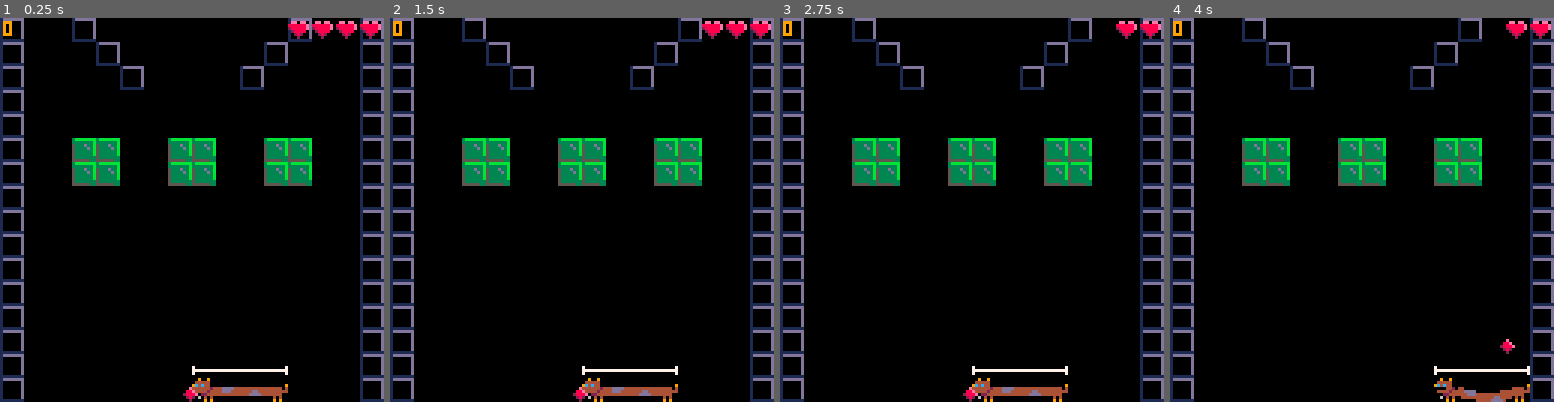
Above: before the commit, frames 1-4 (left to right).
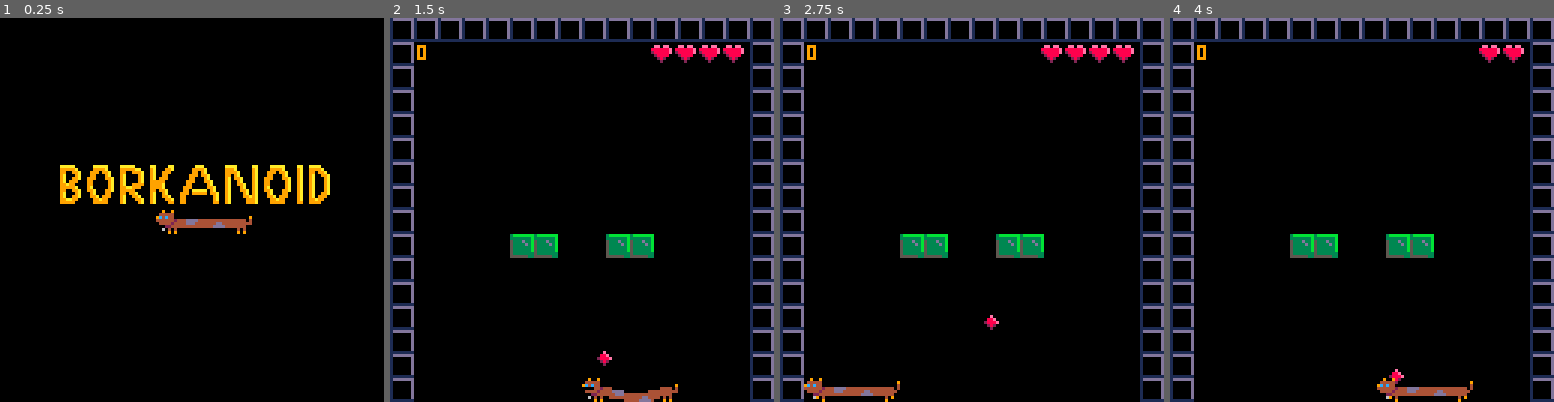
Above: after the commit, the same moments.

Repository: dan-powell/borkanoid
Game: PICO-8 cartridge ping.p8
The game is run twice, just before and just after one commit, with the same random seed, the same clock (stepped at 60 frames per second) and the same inputs.
Inputs:
- Up to frame 1 (0.25 s): no input
- Up to frame 2 (1.5 s): tap O (Z key) at 0.33, 0.7, 1.43 s; tap X (X key) at 1.07 s
- Up to frame 3 (2.75 s): hold Left 1.97-2.37 s; tap X (X key) at 2.07, 2.4, 2.73 s; tap O (Z key) at 2.22 s
- Up to frame 4 (4 s): hold Right 2.87-3.53 s; tap X (X key) at 3.07, 3.4, 3.73 s; tap O (Z key) at 3.1, 3.98 s

The runs differ from the first frame. In frame 1, 16% of the frame differs, in the area x 0-100%, y 0-100%; in frame 2, 11%; in frame 3, 12%; in frame 4, 11%.

Commit message:
Close to beta

Diff:
--- a/ping.p8
+++ b/ping.p8
@@ -2,24 +2,25 @@
 version 16
 __lua__
 
--- Borkanoid - an arkanoid/pinball hybrid thing by dannysomething (dan-powell.uk)
-
--- TODO
-
--- Success (clear? points?)
--- Levels
--- Level reset
--- Lives (and losing them)
--- Scoring
--- Falling pickups for bonus points
--- Start Screen
--- Lose Screen
--- Refine gfx
--- Refine physics (increase negative velocity limit)
--- Music!
+-- borkanoid - an arkanoid/pinball hybrid thing by dannysomething (dan-powell.uk)
+
+-- todo
+
+-- success next (level message)
+-- levels
+-- level reset
+-- lives (and losing them)
+-- scoring
+-- falling pickups for bonus points
+-- start screen
+-- lose screen
+-- refine gfx
+-- refine physics (increase negative velocity limit)
+-- music!
 
 -- basic de-buggery
 debug = {}
+frame = 0
 
 -- core physics values
 physics = {}
@@ -38,11 +39,6 @@
 bricks = {}
 balls = {}
 paddles = {}
-
-pl = {
-    lives = 4,
-    score = 0
-}
 
 -- camera attributes
 cam = {
@@ -57,27 +53,37 @@
 -- level attributes
 levels = {
     {
-        id = 1,
+        next = 2,
         tw = 16, -- width in tiles
-        th = 24, -- height in tiles
+        th = 16, -- height in tiles
         w = 128, -- width in pixels
-        h = 192, -- height in pixels
+        h = 128, -- height in pixels
         mx = 0, -- map tile x coordinate
         my = 0, -- map tile y coordinate
-        b = 12, -- number of bricks (so we know when cleared)
+        b = 4, -- number of bricks (so we know when cleared)
     },
     {
-        id = 2,
+        next = 0,
+        tw = 16,
+        th = 16,
+        w = 128,
+        h = 128,
+        mx = 16,
+        my = 0,
+        b = 4,
+    },
+    {
+        next = 4,
         tw = 16,
         th = 24,
         w = 128,
         h = 192,
-        mx = 16,
+        mx = 32,
         my = 0,
-        b = 1,
+        b = 16,
     },
     {
-        id = 3,
+        next = 5,
         tw = 16,
         th = 16,
         w = 128,
@@ -93,8 +99,11 @@
 -- ====================================
 
 function init_title()
-    mode = 0
-    init_game()
+    -- set the state of the game
+    state = 0
+    -- 0 start screen
+    -- 1 game
+    -- 2 score screen
 end
 
 local title_x = 0
@@ -104,21 +113,95 @@
     end
 end
 
-local frame = 0
 function draw_title()
     cls()
     spr(64, 16, 48, 12, 3) -- title
-    spr(2, 52, 64, 3, 1) -- paddle
-    frame += 1
+    spr(16, 52, 64, 4, 1) -- paddle
     if frame%8 == 0 or frame%8 == 1 or frame%8 == 2 then
     else
-        print("press start", 42, 76)
+        print("press 🅾️ to start", 34, 76)
     end
 end
 
 -- ====================================
 -- game
 -- ====================================
+
+function init_game()
+    start()
+    state = 1
+    status = 0
+    reset()
+end
+
+-- --------------------------
+-- game logic
+-- --------------------------
+
+function update_game()
+
+    if status == 0 then
+        -- start of level
+        if btn(5) then
+            launch_ball()
+            status = 1
+        end
+    end
+
+    if status == 2 then
+        -- level complete
+        if btn(4) then
+            next()
+        end
+    end
+
+    if status == 3 then
+        -- level lost
+        if btn(4) then
+            finish()
+        end
+    end
+
+    if status < 2 then
+        -- level in progress
+        move_actors()
+        update_camera()
+        check_win()
+        if status == 1 then
+            check_lost()
+        end
+    end
+
+
+end
+
+-- start the game
+function start()
+    player = {}
+    player.lives = 4
+    player.score = 0
+end
+
+-- reset balls & paddles
+function reset()
+    status = 0
+    balls = {}
+    paddles = {}
+    paddle = add_paddle(level.h - 8)
+end
+
+function next()
+    if level.next == 0 then
+        init_scores()
+    else
+        level = levels[level.next]
+    end
+    reset()
+end
+
+function finish()
+    init_scores()
+end
 
 -- create a new ball instance
 function new_ball()
@@ -174,109 +257,31 @@
     return p
 end
 
-
-function init_game()
-    start()
-    mode = 1
-    status = 0
-    reset()
-end
-
-function update_game()
-    if status == 0 then
-        if btn(4) then
-            launch_ball()
-            -- for i = 0, 10 do
-            --     add_ball(8, 8)
-            -- end
-            status = 1
-        end
-    end
-    move_actors()
-    update_camera()
-    check_win()
-    if status == 1 then
-        check_lost()
-    end
-end
-
-function start()
-    player = pl
-end
-
-function reset()
-    status = 0
-    balls = {}
-    paddles = {}
-    paddle = add_paddle(level.h - 8)
-end
-
 function launch_ball()
     local b = new_ball()
     b.x = paddle.x
     b.y = paddle.y - 3
-    b.vx = 1
+    b.vx = 0.25
     b.vy = -1
     add(balls, b)
 end
 
-function draw_game()
-    cls(0)
-    map(level.mx,level.my,0,0,level.tw,level.th)
-    draw_actors()
-    -- print(stat(0), 0, cam.y) -- Debug Memory
-    -- print(stat(1), 0, cam.y + 8) -- Debug CPU
-    camera(0, cam.y)
-    draw_ui()
-end
-
-function draw_actors()
-    foreach(balls, draw_ball)
-    foreach(paddles, draw_paddle)
-end
-
-function draw_ball(b)
-    spr(b.s, b.x, b.y)
-end
-
-function draw_ui()
-    -- draw lives
-    for i = 0, player.lives do
-        spr(6, cam.x + cam.w - (i*8), cam.y + 1)
-    end
-    -- draw score
-    print(player.score, cam.x + 1, cam.y + 1, 9)
-end
-
-function draw_paddle(p)
-    spr(1, p.x, cam.y + cam.h - 12, p.sw, p.sh) -- draw a marker for each bat
-
-    if status == 0 then
-        spr(5, paddle.x - 3, paddle.y + 3)
-    end
-
-    -- Loop walking animation
-    if p.vx > 1 or p.vx < -1 then
-        -- 1, 5, 9
-        p.s += p.sw
-        if p.s > 27 then
-            p.s = 16
-        end
-    end
-    spr(p.s, p.x, p.y, p.sw, p.sh)
-end
-
+-- check if level win critera achieved
 function check_win()
     if level.b <= 0 then
-        level = levels[level.id + 1]
-    end
-end
-
+        status = 2
+    end
+end
+
+-- check if lost life criteria achieved
 function check_lost()
     if count(balls) <= 0 then
-        -- TODO Lose a life
+        -- todo lose a life
         player.lives -= 1
         reset()
+        if player.lives <= 0 then
+            status = 3
+        end
     end
 end
 
@@ -284,16 +289,15 @@
 function update_camera()
 
     local ball = active_ball()
-
     if ball then
-
+        -- in play, focus on balls
         local y = ball.y - (cam.y+cam.h/2) -- y offset of ball from center of cam
-
         -- center the camera on the ball, but only if it approaches edges of screen
         if y > 30 or y < -30 then
             cam.y += y/8
         end
     else
+        -- no balls, focus on paddle
         cam.y = paddle.y
     end
 
@@ -306,7 +310,7 @@
 
 end
 
--- return the currently active ball (lowest)
+-- return the currently active ball (nearest to bottom of level)
 function active_ball()
     if count(balls) > 0 then
         local ball = balls[1]
@@ -341,7 +345,7 @@
     -- set new position of bat
     p.x += p.vx
 
-    -- bat can't leave level edge
+    -- paddle can't leave level edges
     if p.x < 8 then
         p.x = 8
         p.vx = 0
@@ -380,10 +384,12 @@
         fake.x += fake.ivx
         fake.y += fake.ivy
 
+        -- does the ball fall of the bottom of the level?
         if fake.y + fake.h > level.h then
             lose = true
         end
 
+        -- check collisions with map
         local cw = ball_collision(fake)
         if cw == 1 then fake.ivy = abs(fake.ivy) end -- top, bounce down
         if cw == 2 then fake.ivx = abs(fake.ivx) * -1 end -- right, bounce left
@@ -393,6 +399,7 @@
             sfx(0)
         end
 
+        -- check collisions with paddles
         local cp = collide_paddle(fake.x + flr(fake.w/2), fake.y + fake.h -1)
         if cp > 0 then
             paddles[cp].s = 28
@@ -403,7 +410,9 @@
     end
 
     if lose then
+        -- remove the ball
         del(balls, b)
+        sfx(3)
     else
         -- bring it all together and update the actual position
         b.vx = limit_v(fake.ivx * i, physics.vxmax) --limit_velocity(fake.ivx * i)
@@ -414,6 +423,7 @@
 
 end
 
+-- limit velocity to +/- l
 function limit_v(x, l)
     if x > 0 then
         return min(x, l)
@@ -443,7 +453,7 @@
     return 0
 end
 
--- collide with contains a collidable tile
+-- collide with a collidable tile
 function collide(x, y)
     v=tget(x, y)
 
@@ -489,24 +499,96 @@
     return mset(flr(x/grid.w), flr(y/grid.h), v)
 end
 
+-- --------------------------
+-- game drawing
+-- --------------------------
+
+function draw_game()
+    cls(0)
+    map(level.mx,level.my,0,0,level.tw,level.th)
+    draw_actors()
+    -- print(stat(0), 0, cam.y) -- debug memory
+    -- print(stat(1), 0, cam.y + 8) -- debug cpu
+    camera(0, cam.y)
+    draw_ui()
+    if status == 0 then
+        print('press ❎ to launch', cam.x + flr(cam.w/2) - 30, cam.y + flr(cam.h/2) + 30, 1)
+    end
+    if status == 2 then
+        print('level complete', cam.x + flr(cam.w/2) - 26, cam.y + flr(cam.h/2) + 30, 1)
+        print('press 🅾️ for next level', cam.x + flr(cam.w/2) - 36, cam.y + flr(cam.h/2) + 40, 1)
+    end
+    if status == 3 then
+        print('lost', cam.x + flr(cam.w/2) - 26, cam.y + flr(cam.h/2) + 30, 1)
+        print('press 🅾️ for scores', cam.x + flr(cam.w/2) - 36, cam.y + flr(cam.h/2) + 40, 1)
+    end
+    if status == 4 then
+        print('complete!', cam.x + flr(cam.w/2) - 26, cam.y + flr(cam.h/2) + 30, 1)
+        print('press 🅾️ for scores', cam.x + flr(cam.w/2) - 36, cam.y + flr(cam.h/2) + 40, 1)
+    end
+end
+
+function draw_actors()
+    foreach(balls, draw_ball)
+    foreach(paddles, draw_paddle)
+end
+
+function draw_ball(b)
+    spr(b.s, b.x, b.y)
+end
+
+function draw_ui()
+    -- draw lives
+    for i = 1, player.lives do
+        spr(6, cam.x + cam.w - 9 - (i*8), cam.y + 9)
+    end
+    -- draw score
+    print(player.score, cam.x + 9, cam.y + 9, 9)
+end
+
+function draw_paddle(p)
+
+    -- draw a marker for the bat if off the bottom of the cam
+    if p.y > cam.y + cam.h then
+        spr(1, p.x, cam.y + cam.h - 12, p.sw, p.sh)
+    end
+
+    -- add a ball to doggo if start of level
+    if status == 0 then
+        spr(5, paddle.x - 3, paddle.y + 3)
+    end
+
+    -- loop walking animation
+    if p.vx > 1 or p.vx < -1 then
+        -- 1, 5, 9
+        if frame%2 == 0 then
+            p.s += p.sw
+            if p.s > 27 then
+                p.s = 16
+            end
+        end
+    end
+    spr(p.s, p.x, p.y, p.sw, p.sh)
+end
+
 -- ====================================
 -- lose
 -- ====================================
 
-function init_lose()
-    mode = 2
-    print("you lose", 48, 76)
+function init_scores()
+    state = 2
+end
+
+function update_scores()
+    if btn(5) then
+        run()
+    end
+end
+
+function draw_scores()
+    cls()
+    print("your score", 48, 76)
     print("press start to try again", 18, 84)
-end
-
-function update_lose()
-    if btn(4) then
-        init_game()
-    end
-end
-
-function draw_lose()
-
 end
 
 -- ====================================
@@ -518,105 +600,25 @@
 end
 
 function _update()
-    if (mode == 0) then --title screen mode
+    frame += 1
+    if (state == 0) then --title screen state
         update_title()
-    elseif (mode == 1) then
+    elseif (state == 1) then
         update_game()
     else
-        update_lose()
+        update_scores()
     end
 end
 
 function _draw()
-    if (mode == 0) then
+    if (state == 0) then
         draw_title()
-    elseif (mode == 1) then
+    elseif (state == 1) then
         draw_game()
     else
-        draw_lose()
-    end
-end
-…(81 lines of a section not shown)…
+        draw_scores()
+    end
+end
 
 
 
@@ -671,37 +673,29 @@
 2424242424242424242424242424242424242424242424242424242424242424242424242424242424242424242424240000000000000000000000000000000000000000000000000000000000000000000000000000000000000000000000000000000000000000000000000000000000000000000000000000000000000000
 2400000000000000000000000000002424000000000000000000000000000024240000000000000000000000000000240000000000000000000000000000000000000000000000000000000000000000000000000000000000000000000000000000000000000000000000000000000000000000000000000000000000000000
 2400000000000000000000000000002424000000000000000000000000000024240000000000000000000000000000240000000000000000000000000000000000000000000000000000000000000000000000000000000000000000000000000000000000000000000000000000000000000000000000000000000000000000
-2400000000240000000024000000002424000000000000000000000000000024240000000000000000000000000000240000000000000000000000000000000000000000000000000000000000000000000000000000000000000000000000000000000000000000000000000000000000000000000000000000000000000000
-2400000024000000000000240000002424000000000000000000000000000024240000000000000000000000000000240000000000000000000000000000000000000000000000000000000000000000000000000000000000000000000000000000000000000000000000000000000000000000000000000000000000000000
-2400002400000000000000002400002424000000000000000000000000000024240000000000000000000000000000240000000000000000000000000000000000000000000000000000000000000000000000000000000000000000000000000000000000000000000000000000000000000000000000000000000000000000
-2400000000000000000000000000002424000000000000000000000000000024240000000024242424242400000000240000000000000000000000000000000000000000000000000000000000000000000000000000000000000000000000000000000000000000000000000000000000000000000000000000000000000000
-2400000000000000000000000000002424000000000000000000000000000024240000000000000000000000000000240000000000000000000000000000000000000000000000000000000000000000000000000000000000000000000000000000000000000000000000000000000000000000000000000000000000000000
-2400002400000000000000002400002424000000000000000000000000000024240000000024242424242400000000240000000000000000000000000000000000000000000000000000000000000000000000000000000000000000000000000000000000000000000000000000000000000000000000000000000000000000
-2400000024000000000000240000002424000000000000000000000000000024240000000000000000000000000000240000000000000000000000000000000000000000000000000000000000000000000000000000000000000000000000000000000000000000000000000000000000000000000000000000000000000000
-2400000000240000000024000000002424000000000000000000000000000024240000000000000000000000000000240000000000000000000000000000000000000000000000000000000000000000000000000000000000000000000000000000000000000000000000000000000000000000000000000000000000000000
+2400000000000000000000000000002424000000000000000000000000000024240000000024000000002400000000240000000000000000000000000000000000000000000000000000000000000000000000000000000000000000000000000000000000000000000000000000000000000000000000000000000000000000
+2400000000000000000000000000002424000000000000000000000000000024240000002400000000000024000000240000000000000000000000000000000000000000000000000000000000000000000000000000000000000000000000000000000000000000000000000000000000000000000000000000000000000000
+2400000000000000000000000000002424000000000000000000000000000024240000240000000000000000240000240000000000000000000000000000000000000000000000000000000000000000000000000000000000000000000000000000000000000000000000000000000000000000000000000000000000000000
+2400000000000000000000000000002424000000000000000000000000000024240000000000002020000000000000240000000000000000000000000000000000000000000000000000000000000000000000000000000000000000000000000000000000000000000000000000000000000000000000000000000000000000
+2400000000000000000000000000002424000000002020000020200000000024240000000000002020000000000000240000000000000000000000000000000000000000000000000000000000000000000000000000000000000000000000000000000000000000000000000000000000000000000000000000000000000000
+2400000000000000000000000000002424000000000000000000000000000024240000240000000000000000240000240000000000000000000000000000000000000000000000000000000000000000000000000000000000000000000000000000000000000000000000000000000000000000000000000000000000000000
+2400000000202000002020000000002424000000000000000000000000000024240000002400000000000024000000240000000000000000000000000000000000000000000000000000000000000000000000000000000000000000000000000000000000000000000000000000000000000000000000000000000000000000
+2400000000000000000000000000002424000000000000000000000000000024240000000024000000002400000000240000000000000000000000000000000000000000000000000000000000000000000000000000000000000000000000000000000000000000000000000000000000000000000000000000000000000000
 2400000000000000000000000000002424000000000000000000000000000024240000000000000000000000000000240000000000000000000000000000000000000000000000000000000000000000000000000000000000000000000000000000000000000000000000000000000000000000000000000000000000000000
 2400000000000000000000000000002424000000000000000000000000000024240000000000000000000000000000240000000000000000000000000000000000000000000000000000000000000000000000000000000000000000000000000000000000000000000000000000000000000000000000000000000000000000
-2400002020000020200000202000002424000000000000000000000000000024242424242424242424242424242424240000000000000000000000000000000000000000000000000000000000000000000000000000000000000000000000000000000000000000000000000000000000000000000000000000000000000000
-2400002020000020200000202000002424000000000000000000000000000024000000000000000000000000000000000000000000000000000000000000000000000000000000000000000000000000000000000000000000000000000000000000000000000000000000000000000000000000000000000000000000000000
-2400000000000000000000000000002424000000000000000000000000000024000000000000000000000000000000000000000000000000000000000000000000000000000000000000000000000000000000000000000000000000000000000000000000000000000000000000000000000000000000000000000000000000
-2400000000000000000000000000002424000000000000000000000000000024000000000000000000000000000000000000000000000000000000000000000000000000000000000000000000000000000000000000000000000000000000000000000000000000000000000000000000000000000000000000000000000000
-2400000000000000000000000000002424000000000000000000000000000024000000000000000000000000000000000000000000000000000000000000000000000000000000000000000000000000000000000000000000000000000000000000000000000000000000000000000000000000000000000000000000000000
-2400000000000000000000000000002424000000000000000000000000000024000000000000000000000000000000000000000000000000000000000000000000000000000000000000000000000000000000000000000000000000000000000000000000000000000000000000000000000000000000000000000000000000
-2400000000000000000000000000002424000000000000000000000000000024000000000000000000000000000000000000000000000000000000000000000000000000000000000000000000000000000000000000000000000000000000000000000000000000000000000000000000000000000000000000000000000000
-2400000000000000000000000000002424000000000000000000000000000024000000000000000000000000000000000000000000000000000000000000000000000000000000000000000000000000000000000000000000000000000000000000000000000000000000000000000000000000000000000000000000000000
-2400000000000000000000000000002424000000000000000000000000000024000000000000000000000000000000000000000000000000000000000000000000000000000000000000000000000000000000000000000000000000000000000000000000000000000000000000000000000000000000000000000000000000
-2400000000000000000000000000002424000000000000000000000000000024000000000000000000000000000000000000000000000000000000000000000000000000000000000000000000000000000000000000000000000000000000000000000000000000000000000000000000000000000000000000000000000000
-2400000000000000000000000000002424000000000000000000000000000024000000000000000000000000000000000000000000000000000000000000000000000000000000000000000000000000000000000000000000000000000000000000000000000000000000000000000000000000000000000000000000000000
-2424242424242424242424242424242424242424242424242424242424242424000000000000000000000000000000000000000000000000000000000000000000000000000000000000000000000000000000000000000000000000000000000000000000000000000000000000000000000000000000000000000000000000
-0000000000000000000000000000000000000000000000000000000000000000000000000000000000000000000000000000000000000000000000000000000000000000000000000000000000000000000000000000000000000000000000000000000000000000000000000000000000000000000000000000000000000000
-0000000000000000000000000000000000000000000000000000000000000000000000000000000000000000000000000000000000000000000000000000000000000000000000000000000000000000000000000000000000000000000000000000000000000000000000000000000000000000000000000000000000000000
-0000000000000000000000000000000000000000000000000000000000000000000000000000000000000000000000000000000000000000000000000000000000000000000000000000000000000000000000000000000000000000000000000000000000000000000000000000000000000000000000000000000000000000
-0000000000000000000000000000000000000000000000000000000000000000000000000000000000000000000000000000000000000000000000000000000000000000000000000000000000000000000000000000000000000000000000000000000000000000000000000000000000000000000000000000000000000000
-0000000000000000000000000000000000000000000000000000000000000000000000000000000000000000000000000000000000000000000000000000000000000000000000000000000000000000000000000000000000000000000000000000000000000000000000000000000000000000000000000000000000000000
-2400000000000000000000000000002400000000000000000000000000000000000000000000000000000000000000000000000000000000000000000000000000000000000000000000000000000000000000000000000000000000000000000000000000000000000000000000000000000000000000000000000000000000
-2400000000000000000000000000002400000000000000000000000000000000000000000000000000000000000000000000000000000000000000000000000000000000000000000000000000000000000000000000000000000000000000000000000000000000000000000000000000000000000000000000000000000000
-…(5 lines of a section not shown)…
+2400000000000000000000000000002424000000000000000000000000000024240000212100002323000021210000240000000000000000000000000000000000000000000000000000000000000000000000000000000000000000000000000000000000000000000000000000000000000000000000000000000000000000
+2400000000000000000000000000002424000000000000000000000000000024240000212100002323000021210000240000000000000000000000000000000000000000000000000000000000000000000000000000000000000000000000000000000000000000000000000000000000000000000000000000000000000000
+2400000000000000000000000000002424000000000000000000000000000024240000000000000000000000000000240000000000000000000000000000000000000000000000000000000000000000000000000000000000000000000000000000000000000000000000000000000000000000000000000000000000000000
+0000000000000000000000000000000000000000000000000000000000000000240000000000000000000000000000240000000000000000000000000000000000000000000000000000000000000000000000000000000000000000000000000000000000000000000000000000000000000000000000000000000000000000
+0000000000000000000000000000000000000000000000000000000000000000240000000000000000000000000000240000000000000000000000000000000000000000000000000000000000000000000000000000000000000000000000000000000000000000000000000000000000000000000000000000000000000000
+0000000000000000000000000000000000000000000000000000000000000000240000000000000000000000000000240000000000000000000000000000000000000000000000000000000000000000000000000000000000000000000000000000000000000000000000000000000000000000000000000000000000000000
+0000000000000000000000000000000000000000000000000000000000000000240000000000000000000000000000240000000000000000000000000000000000000000000000000000000000000000000000000000000000000000000000000000000000000000000000000000000000000000000000000000000000000000
+0000000000000000000000000000000000000000000000000000000000000000240000000000000000000000000000240000000000000000000000000000000000000000000000000000000000000000000000000000000000000000000000000000000000000000000000000000000000000000000000000000000000000000
+0000000000000000000000000000000000000000000000000000000000000000240000000000000000000000000000240000000000000000000000000000000000000000000000000000000000000000000000000000000000000000000000000000000000000000000000000000000000000000000000000000000000000000
+0000000000000000000000000000000000000000000000000000000000000000240000000000000000000000000000240000000000000000000000000000000000000000000000000000000000000000000000000000000000000000000000000000000000000000000000000000000000000000000000000000000000000000
+0000000000000000000000000000000000000000000000000000000000000000240000000000000000000000000000240000000000000000000000000000000000000000000000000000000000000000000000000000000000000000000000000000000000000000000000000000000000000000000000000000000000000000
+…(5 lines of a section not shown)…
Not shown, changed: 82 lines of the sprite sheet (__gfx__) section of ping.p8
